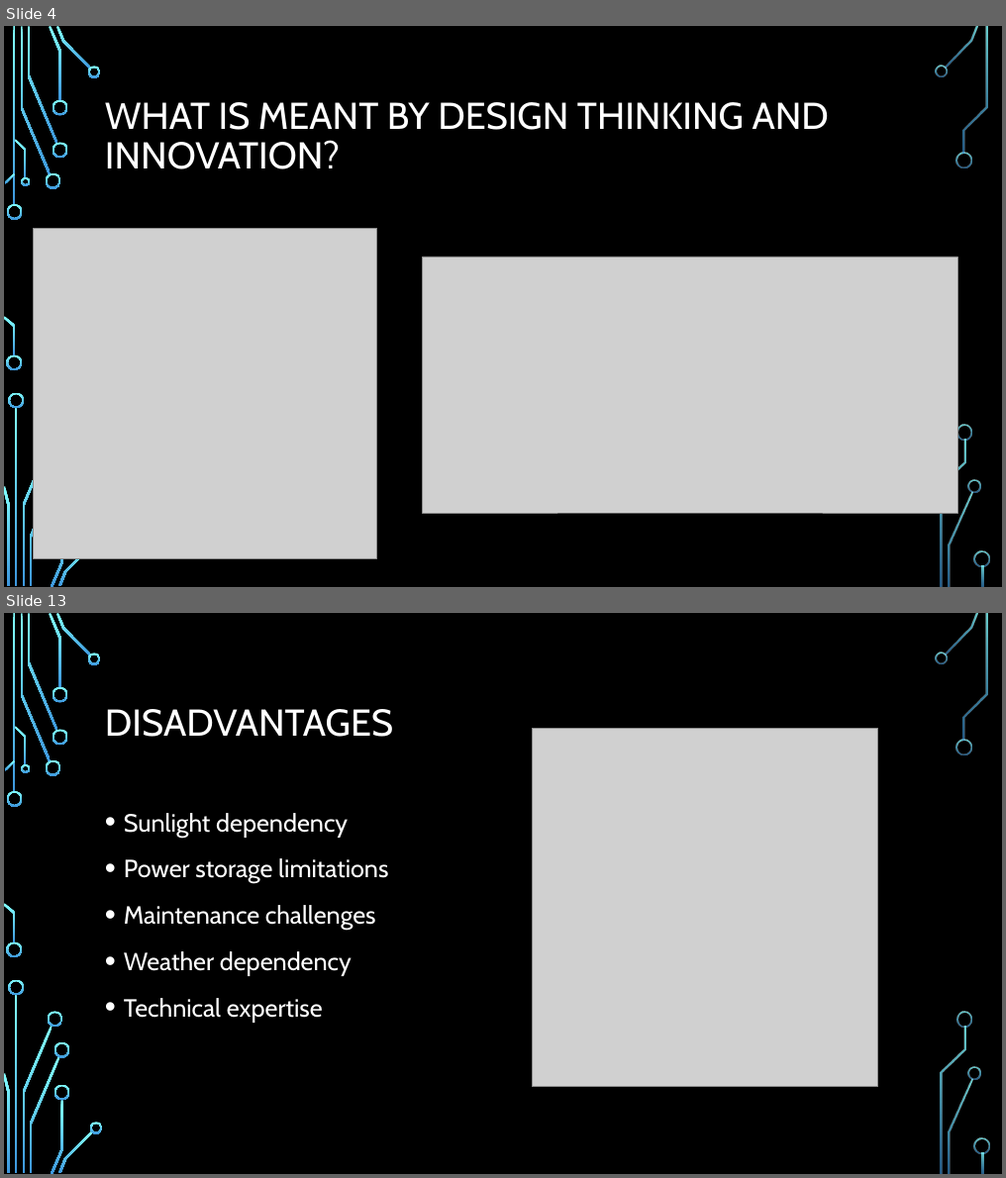
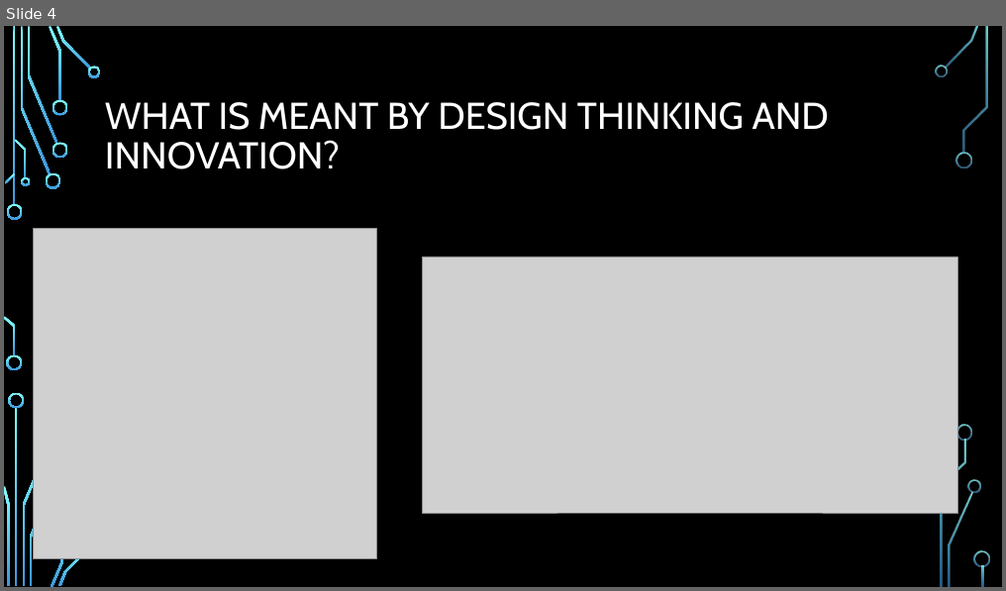
Before and after one commit to hemanthkumar29/design-think-website, a slide deck: public/team_presentations/team_7_presentation.pptx. Shown one above the other, each under a label of ours: slides 4 and 13 before the commit, slide 4 after it; the slides between them are not shown. The pictures are 1006x1178 and 1006x591 pixels, drawn with LibreOffice and Linux fonts; fonts in the diff are those of the drawing; grey boxes stand for pictures; background and template pictures are left out. Boxes give left, top, right and bottom in pixels: in the first picture for what was removed or moved away, otherwise in the second. Text is boxed around its words. In the diff, an @@ line names an element or a change of style, - is before the commit and + after.

```diff
--- a/public/team_presentations/team_7_presentation.pptx
+++ b/public/team_presentations/team_7_presentation.pptx
@@ slide 13 removed at <box>4,613,1002,1174</box>, background picture (left out); not listed: 32 template elements that a slide beside it also shows @@
@@ title removed at <box>105,709,393,737</box> @@
-DISADVANTAGES
@@ picture removed at <box>533,728,877,1087</box> @@
@@ text removed at <box>124,813,388,1023</box> @@
-• Sunlight dependency
-• Power storage limitations
-• Maintenance challenges
-• Weather dependency
-• Technical expertise
@@ group removed at <box>48,1011,103,1134</box>: 4 freeform shapes @@
```
Also in this commit, not shown: 6 slides changed, 9 slides added, 5 other slides removed, 1 other file.
